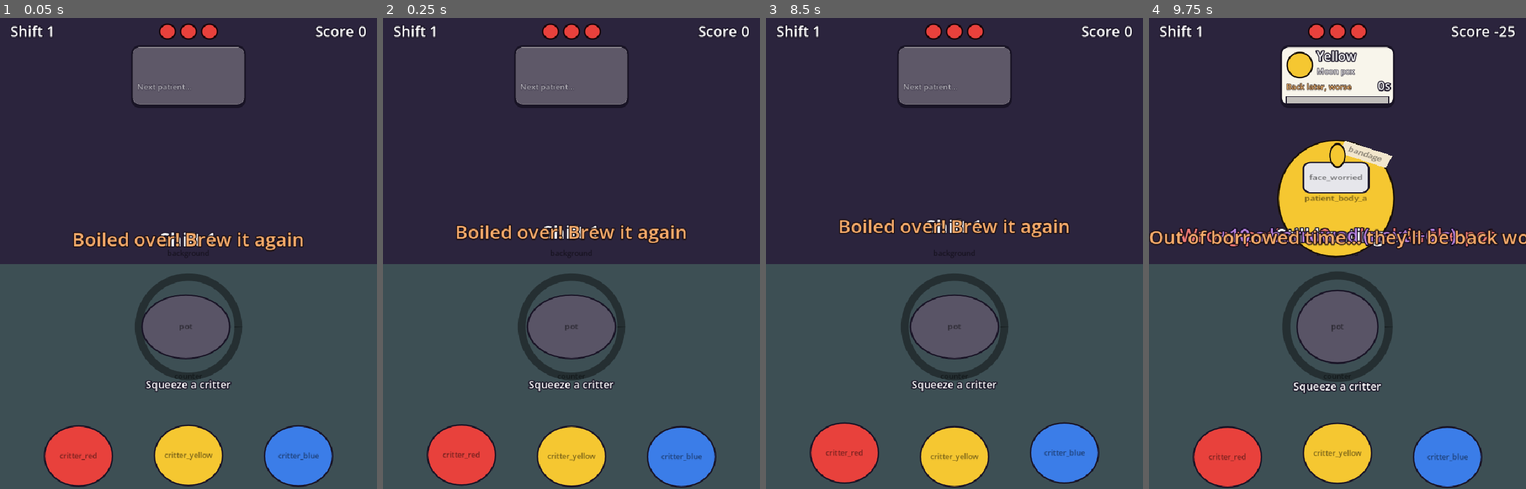
Above: before the commit, frames 1-4 (left to right).
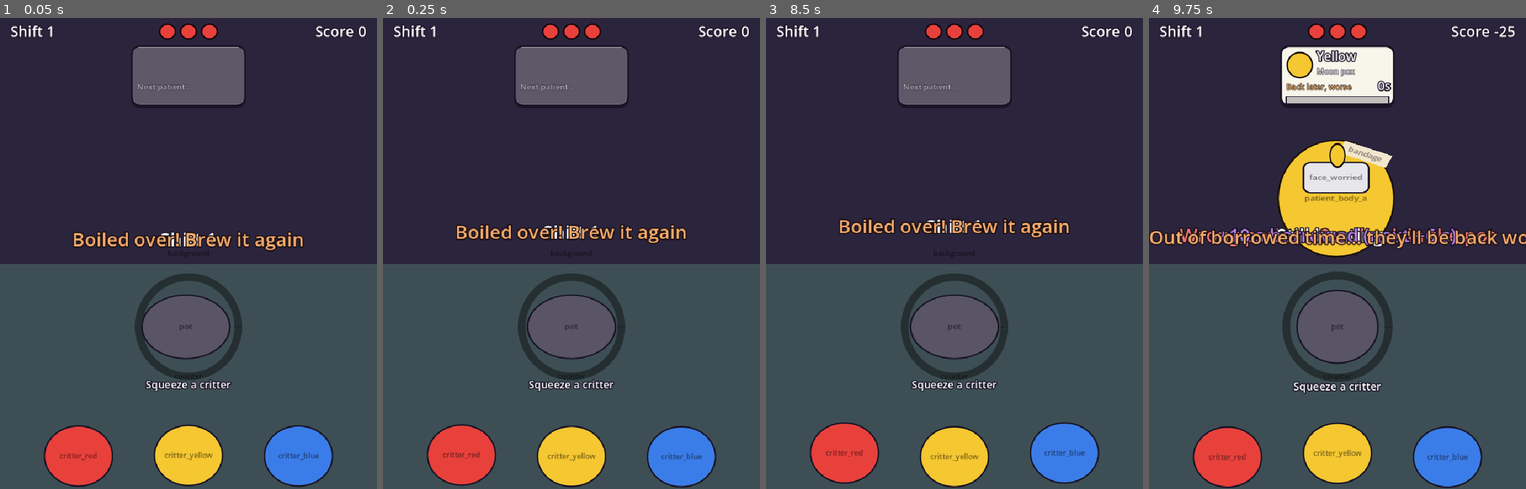
Above: after the commit, the same moments.

Repository: zuhayermasud/mts-game-jam-2026
Game: Godot game, scene res://tests/smoke_test.tscn
The game is run twice, just before and just after one commit, with the same random seed, the same clock (stepped at 60 frames per second) and the same inputs. This scene is started directly instead of the project's main scene.
Inputs (mouse positions are in pixels of both pictures, inside the frame that each line leads up to):
- Up to frame 1 (0.05 s): no input
- Up to frame 2 (0.25 s): no input
- Up to frame 3 (8.5 s): move the mouse to (1037, 229) at 0.52 s; click (1037, 229) at 0.67 s; move the mouse to (879, 277) at 1.27 s; click (879, 277) at 1.42 s; move the mouse to (992, 149) at 2.02 s; click (992, 149) at 2.17 s; move the mouse to (935, 347) at 2.77 s; click (935, 347) at 2.92 s; move the mouse to (1067, 324) at 3.52 s; click (1067, 324) at 3.67 s; move the mouse to (841, 182) at 4.27 s; click (841, 182) at 4.42 s; move the mouse to (973, 253) at 5.02 s; click (973, 253) at 5.17 s; move the mouse to (897, 135) at 5.77 s; click (897, 135) at 5.92 s; move the mouse to (1037, 229) at 6.52 s; click (1037, 229) at 6.67 s; move the mouse to (879, 277) at 7.27 s; click (879, 277) at 7.42 s; click "Retry" at 8 s
- Up to frame 4 (9.75 s): move the mouse to (1375, 149) at 8.77 s; click (1375, 149) at 8.92 s; move the mouse to (1318, 347) at 9.52 s; click (1318, 347) at 9.67 s

The runs differ from the first frame. In frame 1, less than 0.1% of the frame differs, in the area x 42-57%, y 45-49%; in frame 2, less than 0.1%; in frame 3, less than 0.1%, in the area x 42-57%, y 42-46%; in frame 4, nothing differs.

Commit message:
Looping boil needle: 3.2 s laps, red section boils over, 3 laps max

Diff:
--- a/scripts/game.gd
+++ b/scripts/game.gd
@@ -1,5 +1,5 @@
 extends Node
-## Autoload. Gives every script the gameplay config (Game.config.boil_over_at) and the
+## Autoload. Gives every script the gameplay config (Game.config.lap_time) and the
 ## current shift number (main keeps it up to date).
 
 var config: GameConfig = preload("res://config/game_config.tres")
--- a/scripts/game_config.gd
+++ b/scripts/game_config.gd
@@ -5,22 +5,24 @@
 
 @export_group("Brewing")
 ## Heat is seconds on the boil since the last pour (the pot boils by itself).
-## Clicking the pot before this does nothing: it's still raw.
+## The needle laps the ring once every lap_time seconds, passing the same zones each lap.
+## Clicking the pot before weak_from (first lap only) does nothing: it's still raw.
 @export var weak_from := 0.4
-## The gold (perfect) band starts anywhere in this range, rolled fresh on every pour.
-## It's clamped so it always ends before the warning zone.
-@export var band_start_min := 1.0
-@export var band_start_max := 3.0
+@export var lap_time := 3.2
+## The gold (perfect) band starts anywhere in this range of the lap, rolled fresh on every pour.
+## It's clamped so it always ends before the red section.
+@export var band_start_min := 0.8
+@export var band_start_max := 2.4
 ## Band width in seconds of boiling on shift 1. Secondaries get the narrower one.
 @export var band_width_primary := 0.5
 @export var band_width_secondary := 0.4
 ## The band narrows this much every shift, down to band_width_min.
 @export var band_shrink_per_shift := 0.06
 @export var band_width_min := 0.2
-## Boiling this long boils the pot over and empties it.
-@export var boil_over_at := 4.0
-## Seconds before boil_over_at that the pot rattles and the ring flashes red.
-@export var boil_warning := 0.8
+## The last red_width seconds of every lap are red: pulling there boils the pot over.
+@export var red_width := 0.6
+## Left alone, the pot boils over at the end of this many laps.
+@export var boil_over_laps := 3
 ## Pours the pot holds. One more is blocked.
 @export var max_pours := 2
 
--- a/scripts/main.gd
+++ b/scripts/main.gd
@@ -117,8 +117,10 @@
 		_toast("The pot is empty", Color.WHITE)
 		return
 	# Clicking a patient while it boils pulls the brew right now and serves it.
+	# Pulling in the red boils it over (the boiled_over toast covers that).
 	if pot.is_boiling() and not pot.pull():
-		_toast("Still heating…", Color.WHITE)
+		if not pot.is_empty():
+			_toast("Still heating…", Color.WHITE)
 		return
 	_serve(p)
 
--- a/scripts/pot.gd
+++ b/scripts/pot.gd
@@ -1,9 +1,10 @@
 class_name Pot
 extends Clickable
 ## The pot on the counter. Pours land instantly and every pour starts the boil from zero:
-## heat rises by itself and the needle goes round the ring. Click the pot to pull the
-## brew: inside the gold band it's perfect, before or after it's weak (after = overcooked).
-## Leave it to the end of the ring and it boils over and empties, after a rattling warning.
+## the needle laps the ring by itself, passing the same zones every lap. Click the pot to
+## pull the brew: in the gold band it's perfect, on grey it's weak (overcooked once the
+## needle has passed the band), and in the red section it boils over and empties.
+## Left alone, it boils over at the end of the last lap (pips count the laps left).
 ## The band rolls to a random spot on every pour and narrows on later shifts.
 ## Right-click dumps the pot.
 
@@ -14,6 +15,9 @@
 const SPOON_SPEED := 0.8
 const SPOON_ORBIT := Vector2(42, 10)
 const SPOON_REST := Vector2(30, -62)
+## Seconds of needle trail drawn behind the dot.
+const TRAIL := 0.25
+const TRAIL_DOTS := 6
 
 @export var ring_radius := 95.0
 @export var ring_width := 14.0
@@ -79,9 +83,23 @@
 	return Potion.Quality.PERFECT if _in_band() else Potion.Quality.WEAK
 
 
-## Heat where the warning zone starts.
-func warning_at() -> float:
-	return Game.config.boil_over_at - Game.config.boil_warning
+## Point in each lap where the red section starts.
+func red_at() -> float:
+	return Game.config.lap_time - Game.config.red_width
+
+
+## Heat at which a pot left alone boils over: the end of the last lap.
+func boil_over_at() -> float:
+	return Game.config.lap_time * Game.config.boil_over_laps
+
+
+## Laps the needle has finished.
+func laps_done() -> int:
+	return int(heat / Game.config.lap_time)
+
+
+func is_last_lap() -> bool:
+	return laps_done() >= Game.config.boil_over_laps - 1
 
 
 ## Returns false (and shakes) if the pot is full. Starts the boil again from zero.
@@ -100,9 +118,12 @@
 
 
 ## Takes the pot off the boil and locks the quality in. Returns false if there's nothing
-## boiling or it's still raw.
+## boiling or it's still raw. Pulling in the red section boils it over (also false).
 func pull() -> bool:
 	if not is_boiling() or heat < Game.config.weak_from:
+		return false
+	if _phase(heat) >= red_at():
+		_boil_over()
 		return false
 	set_quality = Potion.Quality.PERFECT if _in_band() else Potion.Quality.WEAK
 	overcooked = heat > band_end
@@ -144,7 +165,7 @@
 			queue_redraw()  # keep the glow pulsing
 		return
 	heat += delta
-	if heat >= Game.config.boil_over_at:
+	if heat >= boil_over_at():
 		_boil_over()
 		return
 	_bubble_sound -= delta
@@ -161,36 +182,45 @@
 			"band":
 				Sfx.play("brew_ready")
 				_splash()
-			"warning":
+			"red":
 				Sfx.play("boil_warning")
 		_refresh()
-	if zone == "warning":
+	if zone == "red":
 		hit.rotation = sin(_time * 70.0) * 0.09
+	elif is_last_lap():
+		hit.rotation = sin(_time * 40.0) * 0.05
 	else:
 		hit.rotation = sin(_time * 22.0) * 0.03
 	queue_redraw()
 
 
+## Where `h` falls in the current lap.
+func _phase(h: float) -> float:
+	return fmod(h, Game.config.lap_time)
+
+
 func _in_band() -> bool:
-	return heat >= band_start and heat <= band_end
+	var p := _phase(heat)
+	return p >= band_start and p <= band_end
 
 
 func _zone_at(h: float) -> String:
-	if h >= warning_at():
-		return "warning"
+	var p := _phase(h)
+	if p >= red_at():
+		return "red"
 	if h < Game.config.weak_from:
 		return "raw"
-	if h >= band_start and h <= band_end:
+	if p >= band_start and p <= band_end:
 		return "band"
 	return "after" if h > band_end else "before"
 
 
-## Rolls a new gold band at a random spot, always ending before the warning zone.
+## Rolls a new gold band at a random spot in the lap, always ending before the red section.
 func _roll_band() -> void:
 	var cfg := Game.config
 	var width := cfg.band_width(potion(), Game.shift)
 	band_start = randf_range(cfg.band_start_min, cfg.band_start_max)
-	band_start = clampf(band_start, cfg.weak_from, warning_at() - width)
+	band_start = clampf(band_start, cfg.weak_from, red_at() - width)
 	band_end = band_start + width
 
 
@@ -231,7 +261,12 @@
 	var potion_name := Potion.display_name(potion())
 	if is_boiling():
 		liquid.self_modulate = tint.lightened(0.45) if heat < Game.config.weak_from else tint
-		label.text = "Heating…" if heat < Game.config.weak_from else "Click the pot in the gold!"
+		if heat < Game.config.weak_from:
+			label.text = "Heating…"
+		elif _zone == "red":
+			label.text = "Not in the red!"
+		else:
+			label.text = "Pull in the gold!"
 	elif set_quality == Potion.Quality.PERFECT:
 		liquid.self_modulate = tint
 		label.text = "%s · Perfect!" % potion_name
@@ -243,8 +278,9 @@
 		label.text = "%s · Weak" % potion_name
 
 
+## Angle on the ring for a point `h` in the lap. Lap start is at the top.
 func _angle(h: float) -> float:
-	return -PI / 2 + TAU * h / Game.config.boil_over_at
+	return -PI / 2 + TAU * h / Game.config.lap_time
 
 
 func _draw() -> void:
@@ -252,29 +288,47 @@
 	draw_arc(Vector2.ZERO, ring_radius, 0.0, TAU, 64, Color(0, 0, 0, 0.4), ring_width, true)
 	if is_empty():
 		return
-	# Zones round the ring: weak (grey), the gold band, then red. Full circle = boils over.
-	var warn := warning_at()
-	var in_warning := is_boiling() and heat >= warn
-	var flash := in_warning and fmod(_time * 8.0, 2.0) < 1.0
-	draw_arc(Vector2.ZERO, ring_radius, _angle(cfg.weak_from), _angle(warn), 48, Color(weak_color, 0.2), ring_width, true)
+	# The same zones every lap: grey (weak), the gold band, then red (boils over if pulled).
+	var red := red_at()
+	var phase := _phase(heat)
+	var in_red := is_boiling() and phase >= red and heat >= cfg.weak_from
+	var flash := fmod(_time * 8.0, 2.0) < 1.0
+	var grey_from := cfg.weak_from if laps_done() == 0 else 0.0
+	draw_arc(Vector2.ZERO, ring_radius, _angle(grey_from), _angle(red), 48, Color(weak_color, 0.2), ring_width, true)
 	draw_arc(Vector2.ZERO, ring_radius, _angle(band_start), _angle(band_end), 16, Color(perfect_color, 0.85), ring_width, true)
-	var red := Color(warning_color, 0.9 if flash else 0.45)
-	draw_arc(Vector2.ZERO, ring_radius, _angle(warn), _angle(cfg.boil_over_at), 16, red, ring_width, true)
-	if in_warning:
-		draw_arc(Vector2.ZERO, ring_radius + ring_width, 0.0, TAU, 64, Color(warning_color, 0.6 if flash else 0.2), 5.0, true)
+	var red_alpha := (0.9 if flash else 0.6) if in_red else 0.45
+	draw_arc(Vector2.ZERO, ring_radius, _angle(red), _angle(cfg.lap_time), 16, Color(warning_color, red_alpha), ring_width, true)
+	if is_boiling() and (in_red or is_last_lap()):
+		var alpha := 0.6 if flash else 0.2
+		if not in_red:
+			alpha *= 0.5
+		draw_arc(Vector2.ZERO, ring_radius + ring_width, 0.0, TAU, 64, Color(warning_color, alpha), 5.0, true)
 	if quality() == Potion.Quality.PERFECT:
 		var glow := 0.35 + 0.25 * sin(_time * 12.0)
 		draw_arc(Vector2.ZERO, ring_radius, 0.0, TAU, 64, Color(perfect_color, glow), ring_width * 2.2, true)
 	if heat > 0.0:
 		var fill := raw_color
 		match quality():
-			Potion.Quality.WEAK: fill = warning_color if in_warning or overcooked else weak_color
+			Potion.Quality.WEAK: fill = warning_color if in_red or overcooked else weak_color
 			Potion.Quality.PERFECT: fill = perfect_color
-		draw_arc(Vector2.ZERO, ring_radius, _angle(0.0), _angle(heat), 48, fill, ring_width * 0.4, true)
-		var needle := Vector2.from_angle(_angle(heat)) * ring_radius
+		# A short fading trail behind the needle so it reads as spinning, not filling up.
+		if is_boiling():
+			for i in range(TRAIL_DOTS, 0, -1):
+				var back := heat - TRAIL * i / TRAIL_DOTS
+				if back <= 0.0:
+					continue
+				var k := 1.0 - float(i) / (TRAIL_DOTS + 1)
+				var at := Vector2.from_angle(_angle(_phase(back))) * ring_radius
+				draw_circle(at, ring_width * 0.45 * k, Color(fill, 0.5 * k))
+		var needle := Vector2.from_angle(_angle(phase)) * ring_radius
 		draw_circle(needle, ring_width * 0.75, Color(0.1, 0.08, 0.15))
 		draw_circle(needle, ring_width * 0.5, fill.lightened(0.3))
 	if is_boiling():
+		# Lap pips beside the ring: one goes dark per finished lap.
+		for i in cfg.boil_over_laps:
+			var left := i >= laps_done()
+			var color := (warning_color if is_last_lap() else Color.WHITE) if left else Color(0, 0, 0, 0.35)
+			draw_circle(Vector2(ring_radius + 22.0, -16.0 + i * 16.0), 5.0, color)
 		# Steam puffs above the pot while it's on the boil.
 		for i in 3:
 			var t := fmod(_time * 1.5 + i / 3.0, 1.0)
--- a/tests/smoke_test.gd
+++ b/tests/smoke_test.gd
@@ -37,10 +37,10 @@
 			pot.pour(kind)
 			var width := cfg.band_width(kind, Game.shift)
 			bands_ok = bands_ok and pot.band_start >= cfg.weak_from \
-					and pot.band_end <= pot.warning_at() + 0.001 \
+					and pot.band_end <= pot.red_at() + 0.001 \
 					and absf(pot.band_end - pot.band_start - width) < 0.001
 			starts[snappedf(pot.band_start, 0.1)] = true
-	_check(bands_ok, "band rolls stay in bounds and end before the warning (primary and secondary)")
+	_check(bands_ok, "band rolls stay in bounds and end before the red (primary and secondary)")
 	_check(starts.size() >= 8, "band lands in random spots")
 	_check(cfg.band_width(Potion.Kind.GREEN, 1) < cfg.band_width(Potion.Kind.RED, 1), "secondary band is narrower")
 	_check(cfg.band_width(Potion.Kind.RED, 4) < cfg.band_width(Potion.Kind.RED, 1), "band narrows on later shifts")
@@ -68,12 +68,28 @@
 	_check(pot.quality() == Potion.Quality.WEAK and pot.overcooked, "pull after the band = weak, overcooked")
 	pot.dump()
 
-	# Left alone it boils over.
-	pot.pour(Potion.Kind.RED)
-	pot._process(pot.warning_at() + 0.05)
-	_check(pot.is_boiling() and pot._zone == "warning", "warning zone before boiling over")
-	pot._process(cfg.boil_warning)
-	_check(pot.is_empty(), "left to boil_over_at, the pot boils over and empties")
+	# The needle loops: the band comes round again next lap.
+	pot.pour(Potion.Kind.RED)
+	_boil_to(pot, cfg.lap_time + (pot.band_start + pot.band_end) * 0.5)
+	_check(pot.quality() == Potion.Quality.PERFECT, "the gold band comes round again on the next lap")
+	pot.dump()
+	pot.pour(Potion.Kind.RED)
+	_boil_to(pot, cfg.lap_time + pot.band_start * 0.5)
+	_check(pot.quality() == Potion.Quality.WEAK and pot.overcooked, "grey on a later lap = weak, overcooked")
+	pot.dump()
+
+	# Pulling in the red boils over.
+	pot.pour(Potion.Kind.RED)
+	pot._process(pot.red_at() + 0.05)
+	_check(pot.is_boiling() and pot._zone == "red", "the needle reaches the red section")
+	_check(not pot.pull() and pot.is_empty(), "pulling in the red boils the pot over")
+
+	# Left alone it boils over at the end of the last lap.
+	pot.pour(Potion.Kind.RED)
+	pot._process(pot.boil_over_at() - 0.05)
+	_check(pot.is_boiling() and pot.is_last_lap(), "still boiling on the last lap")
+	pot._process(0.1)
+	_check(pot.is_empty(), "after %d laps the pot boils over and empties" % cfg.boil_over_laps)
 
 	# Shift 1 opens one chair.
 	var patient := await _next_seated(main)
Not shown, changed: ASSETS.md
Not shown, changed: SPEC.md
